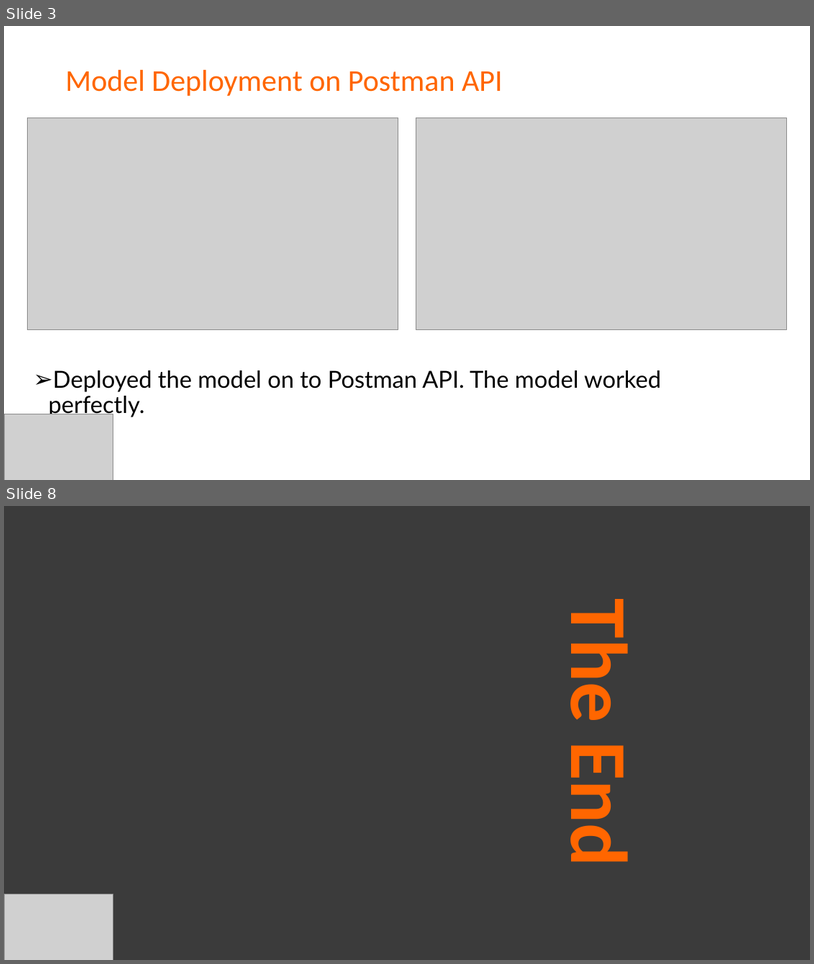
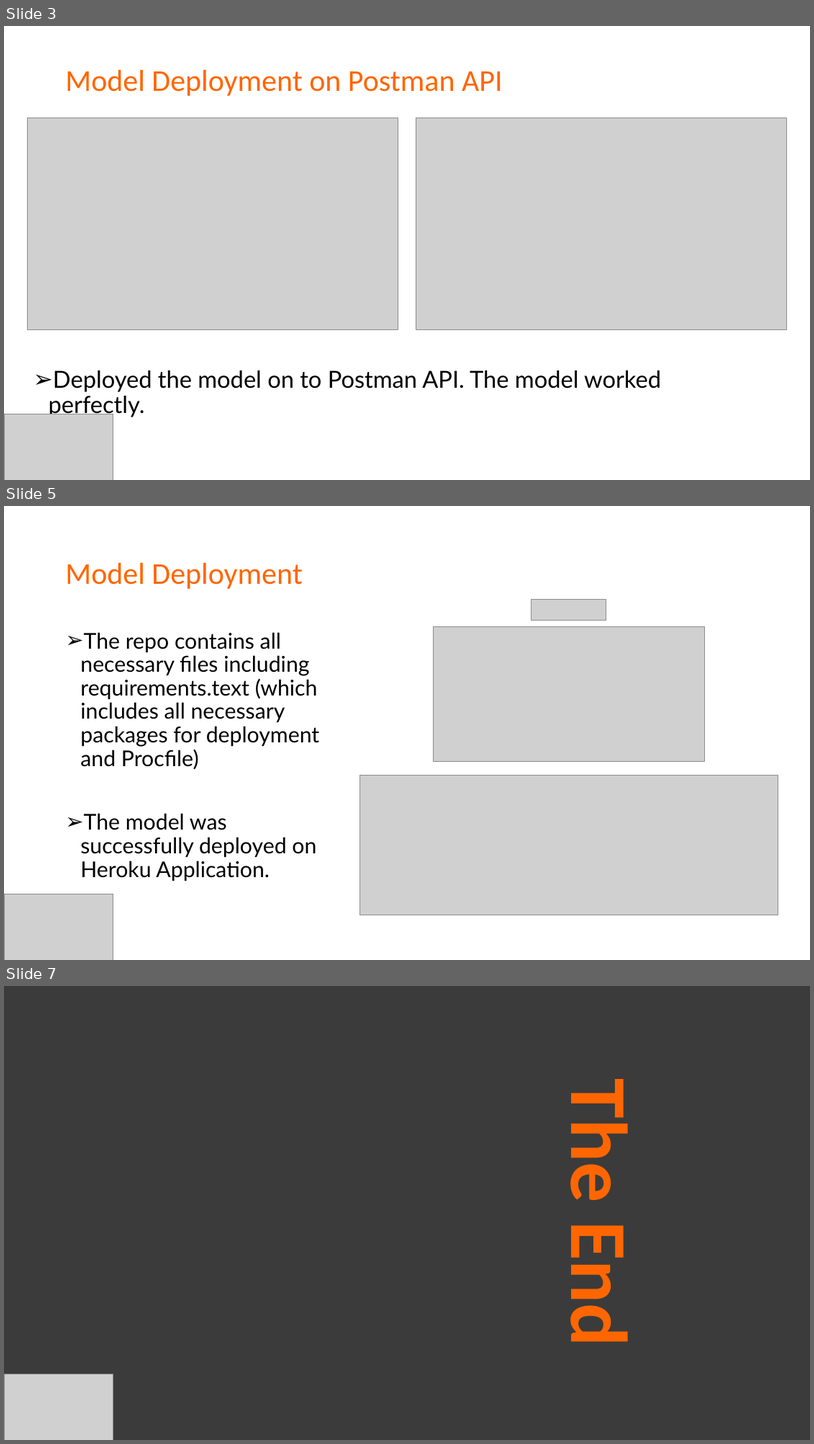
Before and after one commit to joeanton719/Week5_Heroku, a slide deck: Presentation1.pptx. Shown one above the other, each under a label of ours: slides 3 and 8 before the commit, slides 3, 5 and 7 after it; the slides between them are not shown. The pictures are 814x964 and 814x1444 pixels, drawn with LibreOffice and Linux fonts; fonts in the diff are those of the drawing; grey boxes stand for pictures. Boxes give left, top, right and bottom in pixels: in the first picture for what was removed or moved away, otherwise in the second. Text is boxed around its words. In the diff, an @@ line names an element or a change of style, - is before the commit and + after.

```diff
--- a/Presentation1.pptx
+++ b/Presentation1.pptx
@@ slide 5 added at box(4, 506, 810, 960), background #FFFFFF @@
@@ title added at box(65, 563, 302, 589), 36 pt, text #FF6600 @@
+Model Deployment
@@ picture added at box(532, 599, 607, 620) @@
@@ text added at box(80, 632, 320, 880), 25.9 pt, text #000000 @@
+➢ The repo contains all necessary files including requirements.text (which includes all necessary packages for deployment and Procfile)
+➢ The model was successfully deployed on Heroku Application.
@@ picture added at box(434, 627, 705, 762) @@
@@ picture added at box(360, 775, 778, 914) @@
@@ picture added at box(4, 894, 113, 960) @@
@@ what was slide 8 is now slide 7 @@
```
Also in this commit, not shown: 2 other slides added, 4 slides removed, 1 other file.
